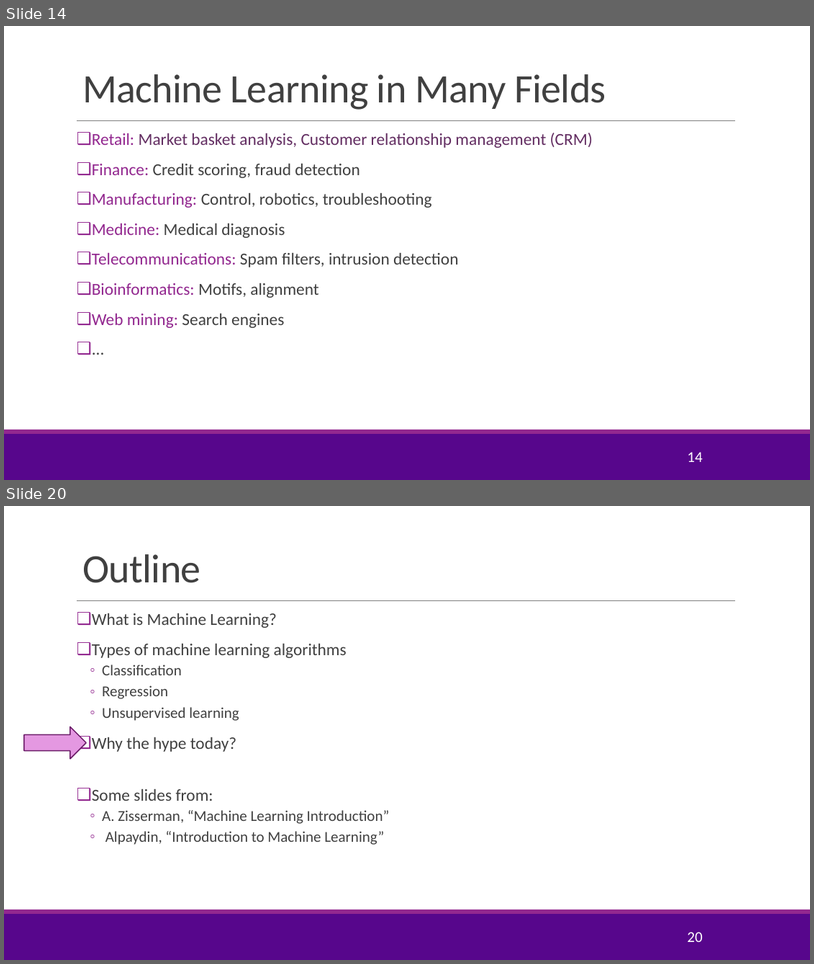
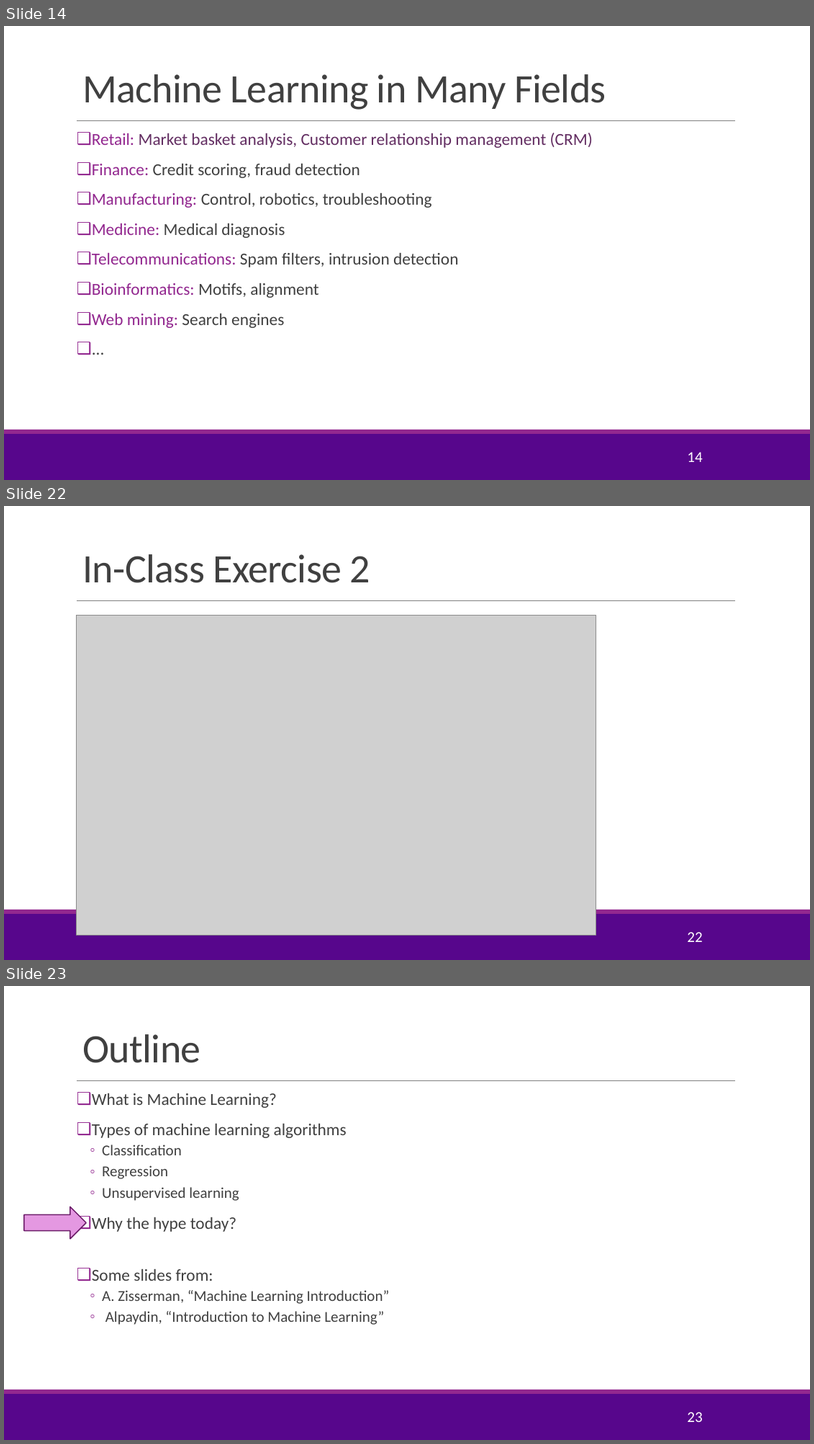
Before and after one commit to sdrangan/introml, a slide deck: lectures/Lect01_IntroML.pptx. Shown one above the other, each under a label of ours: slides 14 and 20 before the commit, slides 14, 22 and 23 after it; the slides between them are not shown. The pictures are 814x964 and 814x1444 pixels, drawn with LibreOffice and Linux fonts; fonts in the diff are those of the drawing; grey boxes stand for pictures; background and template pictures are left out. Boxes give left, top, right and bottom in pixels: in the first picture for what was removed or moved away, otherwise in the second. Text is boxed around its words. In the diff, an @@ line names an element or a change of style, - is before the commit and + after.

Commit message:
Added in-class exercises for unit 01

```diff
--- a/lectures/Lect01_IntroML.pptx
+++ b/lectures/Lect01_IntroML.pptx
@@ slide 22 added at bbox=[4, 506, 810, 960], background #FFFFFF; not listed: 3 template elements that a slide beside it also shows @@
@@ title added at bbox=[82, 554, 370, 583], 48 pt, text #404040 @@
+In-Class Exercise 2
@@ picture added at bbox=[77, 615, 597, 935] @@
@@ page number added at bbox=[687, 932, 702, 942], 18 pt, text #FFFFFF @@
+22
@@ what was slide 20 is now slide 23 @@
@@ page number at bbox=[687, 1412, 702, 1422]: text changed @@
-20
+23
```
Also in this commit, not shown: 2 slides changed, 5 other slides added, 3 slides removed, 12 other files.
